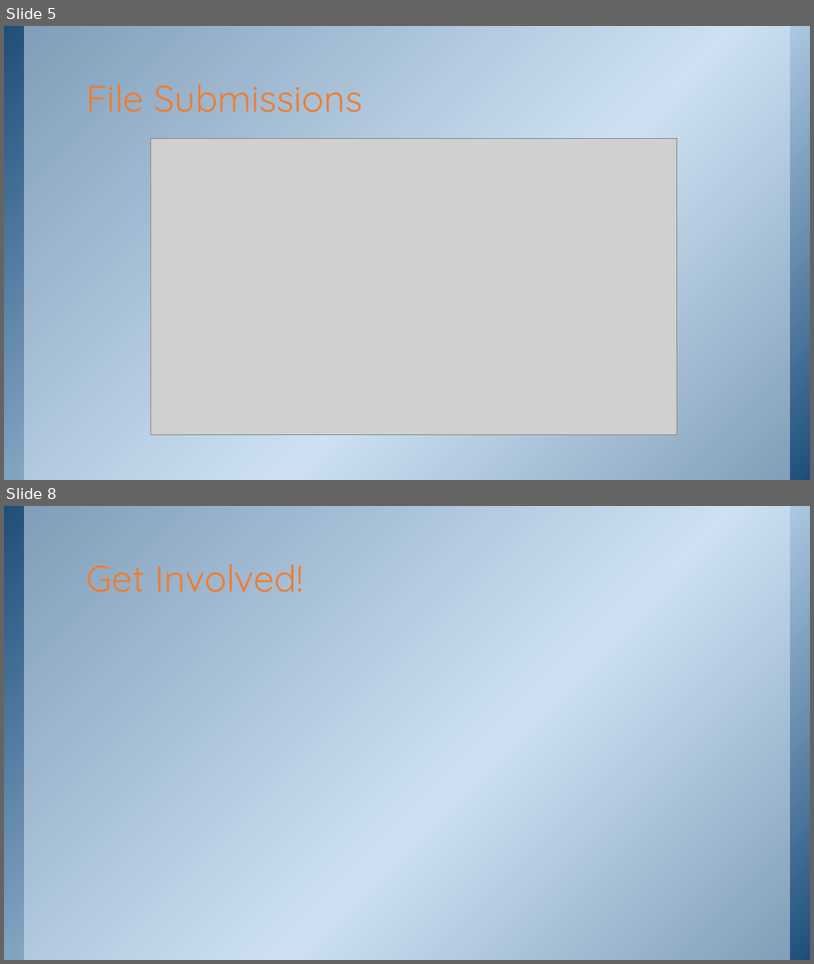
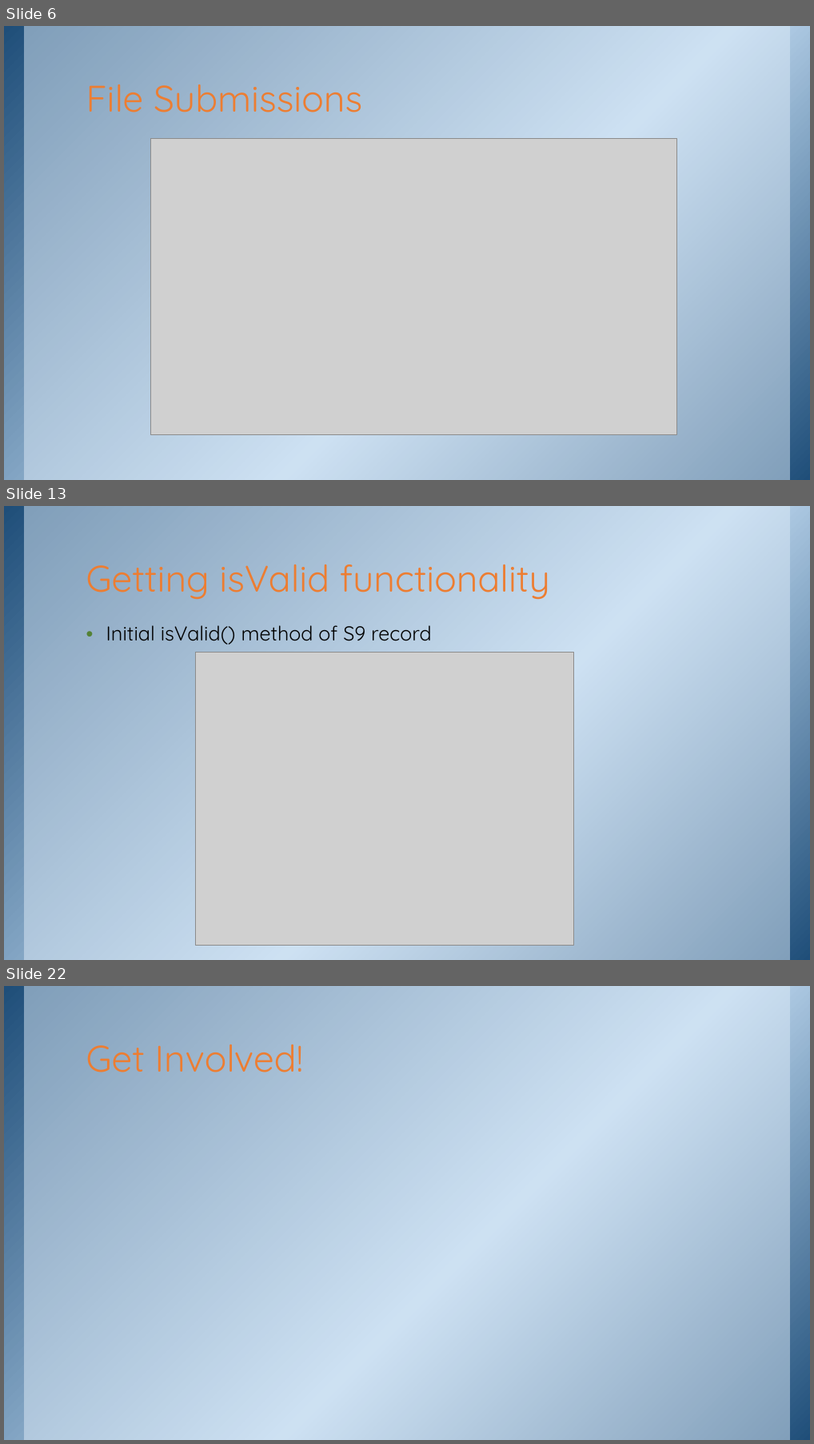
Before and after one commit to purpleabab/wtcs-data-systems-validators, a slide deck: document/DataTypeValidator.pptx. Shown one above the other, each under a label of ours: slides 5 and 8 before the commit, slides 6, 13 and 22 after it; the slides between them are not shown. The pictures are 814x964 and 814x1444 pixels, drawn with LibreOffice and Linux fonts; fonts in the diff are those of the drawing; grey boxes stand for pictures; background and template pictures are left out. Boxes give left, top, right and bottom in pixels: in the first picture for what was removed or moved away, otherwise in the second. Text is boxed around its words. In the diff, an @@ line names an element or a change of style, - is before the commit and + after.

```diff
--- a/document/DataTypeValidator.pptx
+++ b/document/DataTypeValidator.pptx
@@ slide 13 added at (4, 506, 810, 960), background picture (left out); not listed: 2 template elements that a slide beside it also shows @@
@@ title added at (86, 564, 550, 599), 44 pt, text #ED7D31 @@
+Getting isValid functionality
@@ text added at (106, 625, 431, 644), 24 pt, text #000000 @@
+• Initial isValid() method of S9 record
@@ picture added at (195, 652, 574, 944) @@
@@ what was slide 5 is now slide 6 @@
@@ what was slide 8 is now slide 22 @@
```
Also in this commit, not shown: 2 slides changed, 13 other slides added, 1 other file.
